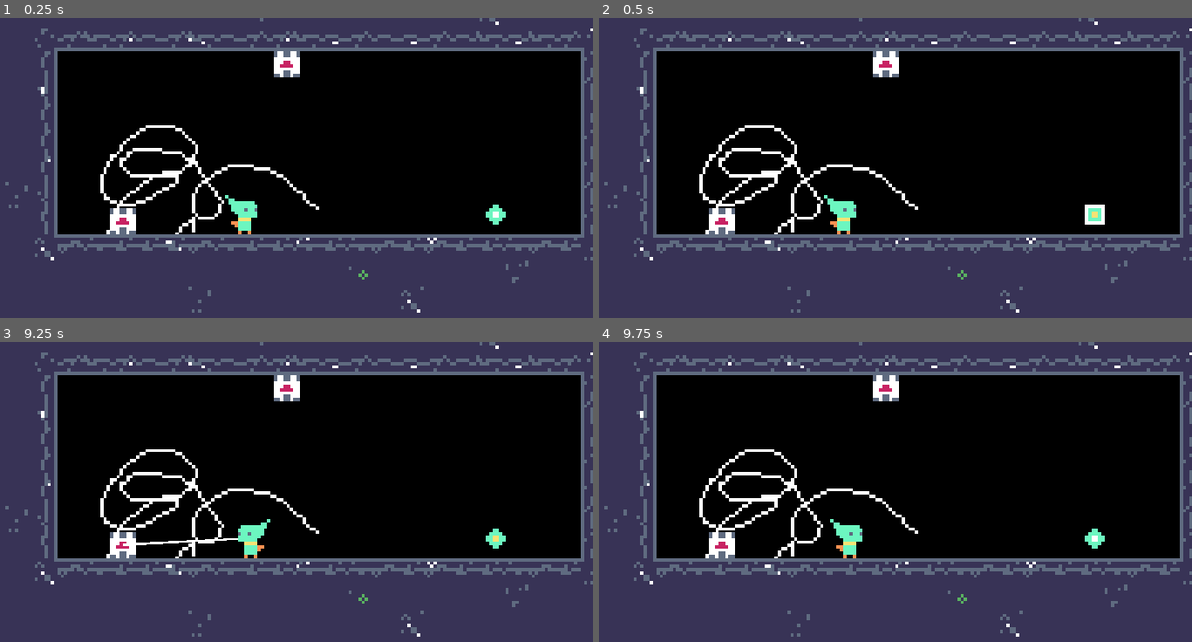
Above: before the commit, frames 1-4 (two rows, left to right).
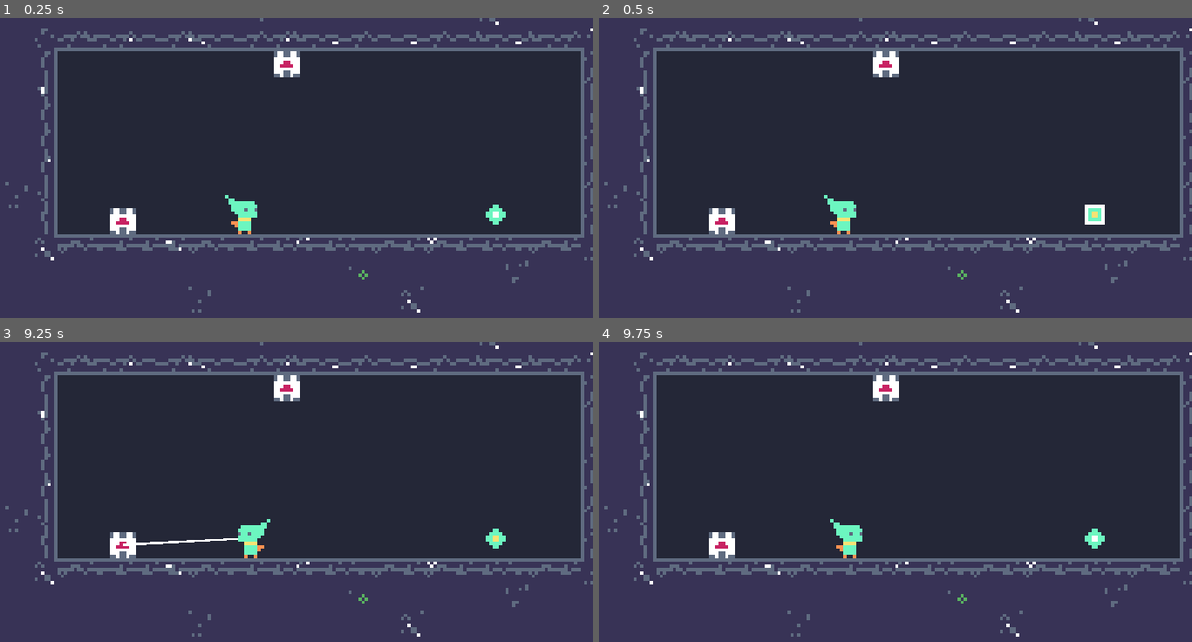
Above: after the commit, the same moments.

Repository: voithos/elfin
Game: Godot game, scene res://scenes/levels/level1.tscn
The game is run twice, just before and just after one commit, with the same random seed, the same clock (stepped at 60 frames per second) and the same inputs.
Inputs (mouse positions are in pixels of both pictures, inside the frame that each line leads up to):
- Up to frame 1 (0.25 s): no input
- Up to frame 2 (0.5 s): no input
- Up to frame 3 (9.25 s): tap Enter at 0.5, 2, 3.5 s; move the mouse to (397, 519) at 0.52 s; press the mouse at (397, 519) at 0.53 s; tap Space at 0.77, 1.25, 1.52, 2.75, 3.02, 3.77, 4.25, 4.52, 6.02, 6.77, 7.52, 9.02 s; move the mouse to (106, 558) at 1.27 s; release the mouse at (106, 558) at 1.28 s; right-click (106, 558) at 1.35 s; move the mouse to (314, 453) at 2.02 s; press the mouse at (314, 453) at 2.03 s; move the mouse to (207, 618) at 2.77 s; release the mouse at (207, 618) at 2.78 s; right-click (207, 618) at 2.85 s; move the mouse to (450, 597) at 3.52 s; press the mouse at (450, 597) at 3.53 s; move the mouse to (35, 480) at 4.27 s; release the mouse at (35, 480) at 4.28 s; right-click (35, 480) at 4.35 s; move the mouse to (278, 537) at 5.02 s; press the mouse at (278, 537) at 5.03 s; move the mouse to (142, 441) at 5.77 s; release the mouse at (142, 441) at 5.78 s; right-click (142, 441) at 5.85 s; move the mouse to (397, 519) at 6.52 s; press the mouse at (397, 519) at 6.53 s; move the mouse to (106, 558) at 7.27 s; release the mouse at (106, 558) at 7.28 s; right-click (106, 558) at 7.35 s; move the mouse to (314, 453) at 8.02 s; press the mouse at (314, 453) at 8.03 s; move the mouse to (207, 618) at 8.77 s; release the mouse at (207, 618) at 8.78 s; right-click (207, 618) at 8.85 s
- Up to frame 4 (9.75 s): move the mouse to (1049, 597) at 9.52 s; press the mouse at (1049, 597) at 9.53 s

The runs differ from the first frame. In frame 1, 53% of the frame differs, in the area x 9-98%, y 11-73%; in frame 2, 52%; in frame 3, 52%; in frame 4, 53%.

Commit message:
Add particle effect when touching the goal.

Diff:
--- a/scenes/goal.gd
+++ b/scenes/goal.gd
@@ -1,11 +1,12 @@
 extends Sprite
 
 onready var area = get_node("area")
+onready var particles = get_node("particles")
 
 func _ready():
-	pass
+	particles.emitting = false
 
 func _on_area_body_entered(body):
 	# The only body that can match is the player.
-	# TODO: Actually complete the goal
-	print("goal complete")
+	body.finish_level()
+	particles.emitting = true
--- a/scenes/goal.tscn
+++ b/scenes/goal.tscn
@@ -27,7 +27,46 @@
 custom_solver_bias = 0.0
 radius = 2.0
 
-[node name="goal" type="Sprite"]
+[sub_resource type="ParticlesMaterial" id=3]
+
+render_priority = 0
+trail_divisor = 1
+emission_shape = 0
+flag_align_y = false
+flag_rotate_y = false
+flag_disable_z = true
+spread = 180.0
+flatness = 0.0
+gravity = Vector3( 0, 0, 0 )
+initial_velocity = 20.0
+initial_velocity_random = 0.0
+angular_velocity = 0.0
+angular_velocity_random = 0.0
+orbit_velocity = 0.0
+orbit_velocity_random = 0.0
+linear_accel = 0.0
+linear_accel_random = 0.0
+radial_accel = 0.0
+radial_accel_random = 0.0
+tangential_accel = 0.0
+tangential_accel_random = 0.0
+damping = 0.0
+damping_random = 0.0
+angle = 0.0
+angle_random = 0.0
+scale = 1.0
+scale_random = 0.0
+color = Color( 0.968627, 0.894118, 0.462745, 1 )
+hue_variation = 0.0
+hue_variation_random = 0.0
+anim_speed = 0.0
+anim_speed_random = 0.0
+anim_offset = 0.0
+anim_offset_random = 0.0
+anim_loop = false
+_sections_unfolded = [ "Angle", "Angular Velocity", "Color", "Emission Shape", "Hue Variation", "Initial Velocity", "Spread", "Trail" ]
+
+[node name="goal" type="Sprite" index="0"]
 
 scale = Vector2( 3, 3 )
 texture = ExtResource( 1 )
@@ -62,4 +101,26 @@
 
 shape = SubResource( 2 )
 
+[node name="particles" type="Particles2D" parent="." index="2"]
+
+emitting = true
+amount = 30
+lifetime = 0.5
+one_shot = false
+preprocess = 0.0
+speed_scale = 1.0
+explosiveness = 0.1
+randomness = 0.0
+fixed_fps = 0
+fract_delta = true
+visibility_rect = Rect2( -100, -100, 200, 200 )
+local_coords = true
+draw_order = 0
+process_material = SubResource( 3 )
+texture = null
+normal_map = null
+h_frames = 1
+v_frames = 1
+_sections_unfolded = [ "Process Material", "Time" ]
+
 [connection signal="body_entered" from="area" to="." method="_on_area_body_entered"]
--- a/scenes/levels/level1.tscn
+++ b/scenes/levels/level1.tscn
@@ -7,7 +7,7 @@
 [ext_resource path="res://scenes/player.tscn" type="PackedScene" id=5]
 [ext_resource path="res://scenes/goal.tscn" type="PackedScene" id=6]
 
-[node name="level1" type="Node2D" index="0"]
+[node name="level1" type="Node2D"]
 
 [node name="background" parent="." index="0" instance=ExtResource( 1 )]
 
--- a/scenes/player.gd
+++ b/scenes/player.gd
@@ -10,6 +10,7 @@
 
 const STATE_IDLE = "IDLE"
 const STATE_PUSHPULL = "PUSHPULL"
+const STATE_VICTORY = "VICTORY"
 
 onready var nearby_attractors = []
 onready var state = STATE_IDLE
@@ -18,6 +19,9 @@
 	pass
 
 func _input(event):
+	if state == STATE_VICTORY:
+		return
+
 	if event is InputEventMouseMotion:
 		_handle_mouse_motion(event)
 
@@ -25,6 +29,12 @@
 	pass
 
 func _physics_process(delta):
+	if state == STATE_VICTORY:
+		return
+
+	_process_physics_action(delta)
+
+func _process_physics_action(delta):
 	var multiplier = 0
 	if Input.is_action_pressed("elfin_pull"):
 		multiplier = 1
@@ -73,3 +83,8 @@
 			nearby.append(attractor)
 
 	nearby_attractors = nearby
+
+func finish_level():
+	state = STATE_VICTORY
+	nearby_attractors = []
+	sleeping = true
Binary file changed: assets/background.png
Not shown: 1 places in scenes/goal.tscn that only renumber resources
Not shown, changed: assets/background.pyxel
